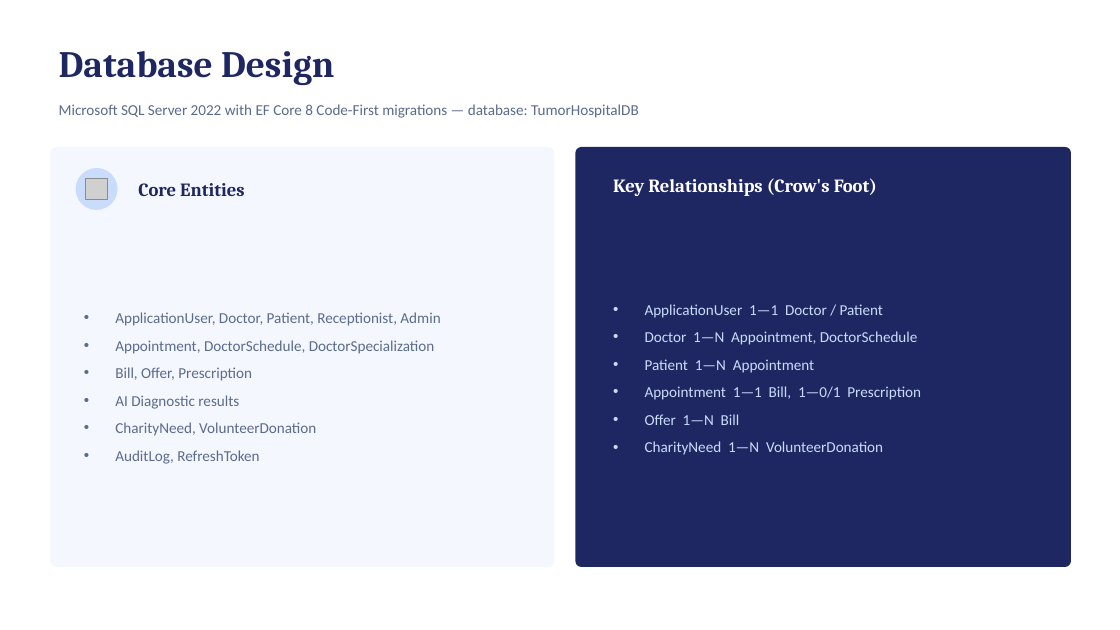
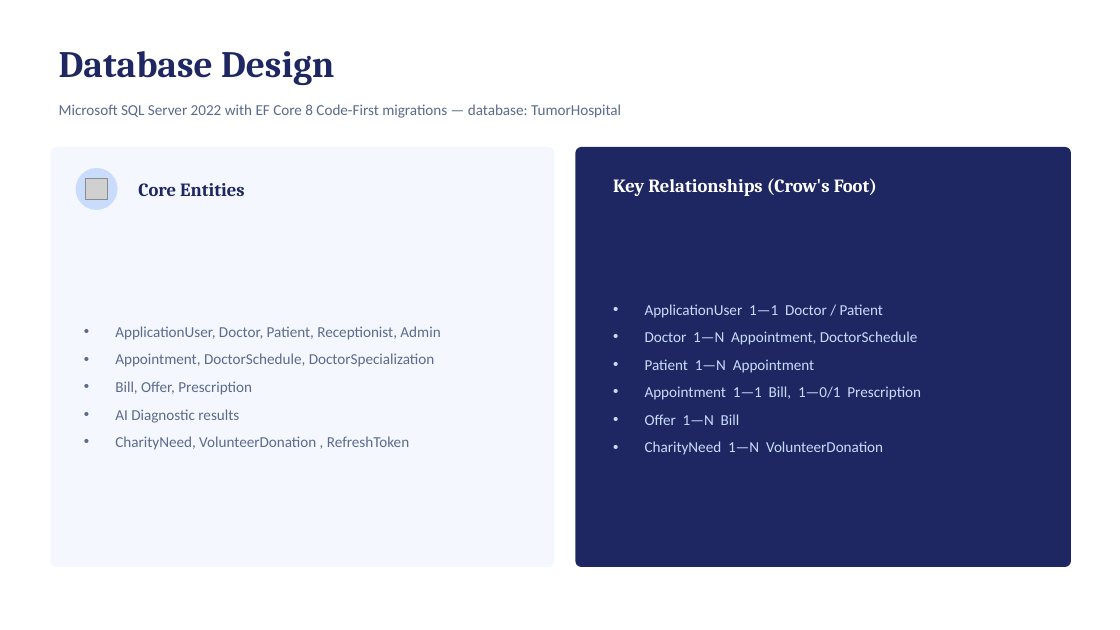
Before and after one commit to OsamaAhmedX04/Tumor-Hospital, a slide deck: slide 6 of THMS-Presentation.pptx. Drawn at 1120x630 pixels with LibreOffice and Linux fonts; fonts in the diff are those of the drawing; grey boxes stand for pictures. Boxes give left, top, right and bottom in pixels: in the first picture for what was removed or moved away, otherwise in the second. Text is boxed around its words. In the diff, an @@ line names an element or a change of style, - is before the commit and + after.

```diff
--- a/THMS-Presentation.pptx
+++ b/THMS-Presentation.pptx
@@ text at [59, 104, 621, 118]: text changed @@
-Microsoft SQL Server 2022 with EF Core 8 Code-First migrations — database: TumorHospitalDB
+Microsoft SQL Server 2022 with EF Core 8 Code-First migrations — database: TumorHospital
@@ text at [115, 436, 409, 450]: text changed @@
-• CharityNeed, VolunteerDonation
-• AuditLog, RefreshToken
+• CharityNeed, VolunteerDonation , RefreshToken
```
Also in this commit, not shown: 5 other slides changed.
